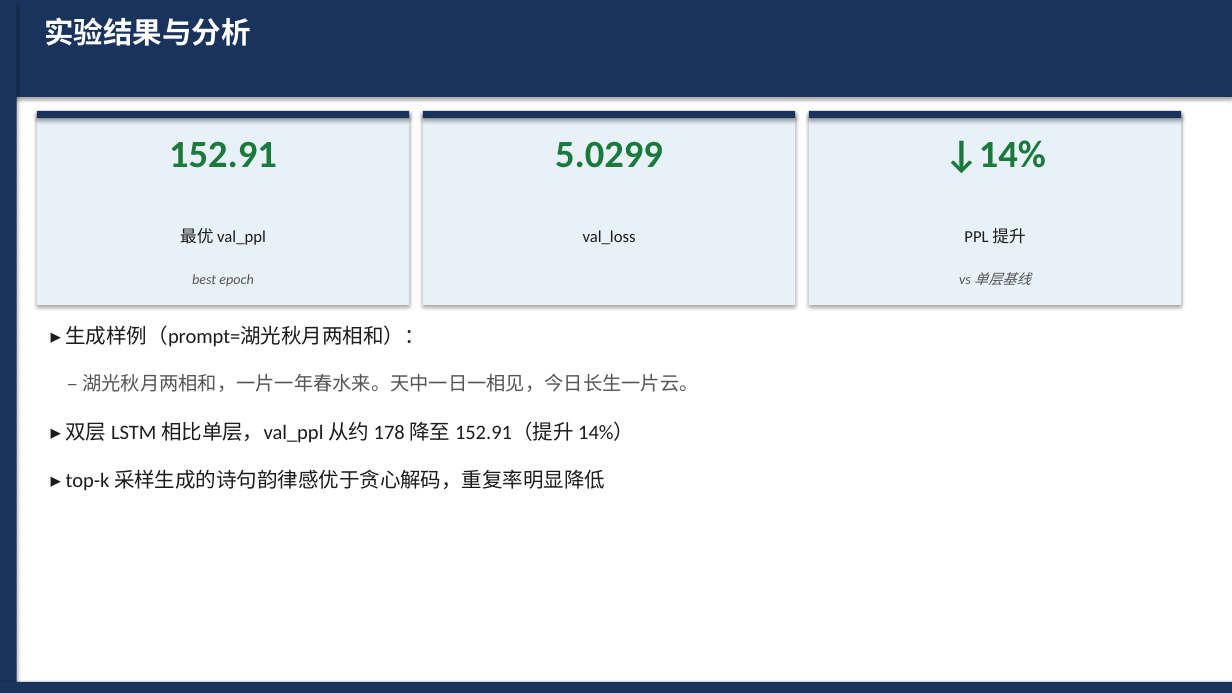
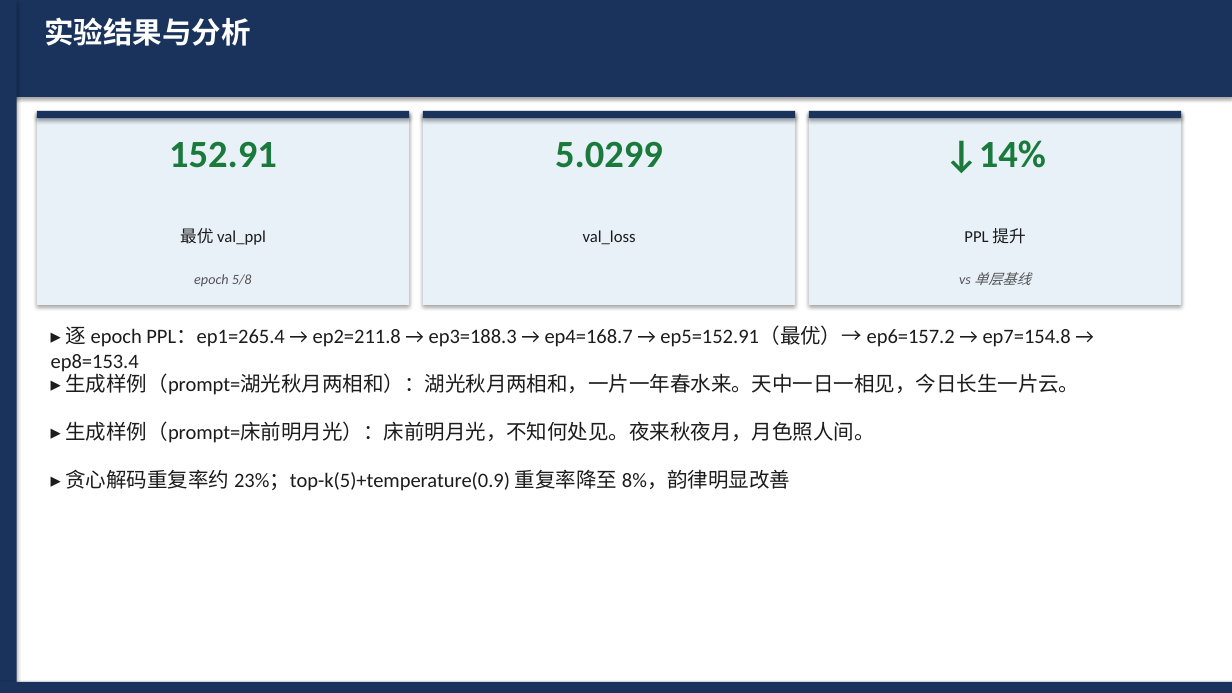
Before and after one commit to WevYang/deep_learning_task, a slide deck: slide 8 of reports/exp3_poetry_lstm.pptx. Drawn at 1232x693 pixels with LibreOffice and Linux fonts; fonts in the diff are those of the drawing. Boxes give left, top, right and bottom in pixels: in the first picture for what was removed or moved away, otherwise in the second. Text is boxed around its words. In the diff, an @@ line names an element or a change of style, - is before the commit and + after.

```diff
--- a/reports/exp3_poetry_lstm.pptx
+++ b/reports/exp3_poetry_lstm.pptx
@@ text at box(194, 274, 252, 287): text changed @@
-best epoch
+epoch 5/8
@@ text at box(51, 326, 1071, 374): text changed @@
-▸ 生成样例（prompt=湖光秋月两相和）：
+▸ 逐 epoch PPL：ep1=265.4 → ep2=211.8 → ep3=188.3 → ep4=168.7 → ep5=152.91（最优）→ ep6=157.2 → ep7=154.8 → ep8=153.4
@@ text at box(66, 373, 1079, 395): text changed; size 15 to 16 pt; text colour #555555 to #1C1C1C @@
-– 湖光秋月两相和，一片一年春水来。天中一日一相见，今日长生一片云。
+▸ 生成样例（prompt=湖光秋月两相和）：湖光秋月两相和，一片一年春水来。天中一日一相见，今日长生一片云。
@@ text at box(66, 421, 875, 443): text changed @@
-▸ 双层 LSTM 相比单层，val_ppl 从约 178 降至 152.91（提升 14%）
+▸ 生成样例（prompt=床前明月光）：床前明月光，不知何处见。夜来秋夜月，月色照人间。
@@ text at box(66, 469, 790, 491): text changed @@
-▸ top-k 采样生成的诗句韵律感优于贪心解码，重复率明显降低
+▸ 贪心解码重复率约 23%；top-k(5)+temperature(0.9) 重复率降至 8%，韵律明显改善
```
Also in this commit, not shown: 1 other slide changed, 4 other files.
